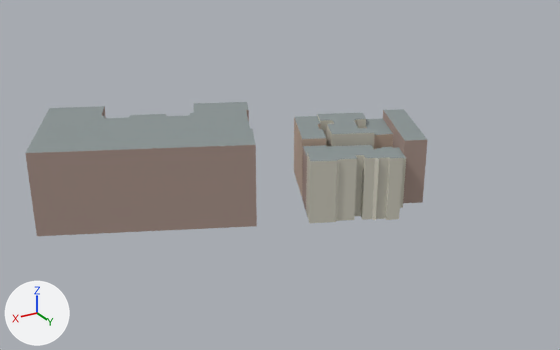
A saved change to the glTF model game/assets/resources/districts/chinatown/context-0--1.gltf.
Camera for both pictures: a 50 mm lens placed at (149.1, 269.7, 100.1), pointed at (42.7, 92.4, 11.4). The axes (+X, +Y, +Z) are drawn at lower left. The lights are the same throughout. The picture after the commit comes second. Vertices at exactly the same position are counted once.

Names of what the first picture shows: 'context-0--1'.
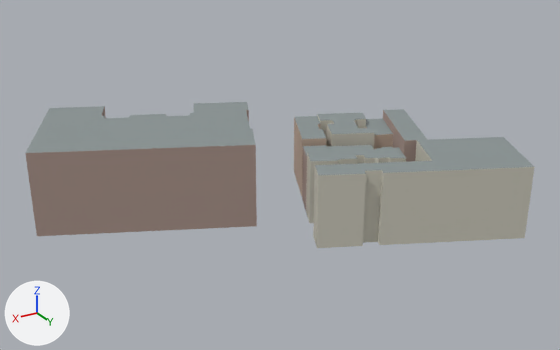
Boxes [x1, y1, x2, y2] around the edits, measured in the pictures (560 x 350 px):
'context-0--1', reshaped (26% wider, 9% taller)
    before: [25, 102, 428, 236]
    after: [25, 102, 535, 248]
part 1 of me_context_0__1, added
    after: [313, 137, 535, 248]

Patch to the scene script:
```diff
--- a/game/assets/resources/districts/chinatown/context-0--1.gltf.py
+++ b/game/assets/resources/districts/chinatown/context-0--1.gltf.py
@@ me_context_0__1 @@
 # used by ob_context_0__1; location = (0.0, 0.0, 0.0)
-me_context_0__1.from_pydata(...)  # 161 vertices, 233 faces; spans x -9.1..108.6, y 37.6..114.9, z 0.0..24.7
+me_context_0__1.from_pydata(...)  # 181 vertices, 261 faces; spans x -15.7..108.6, y 37.6..141.8, z 0.0..24.7
+# me_context_0__1 part 1: a new loose piece of 20 vertices spanning x -15.7..46.1, y 110.2..141.8, z 0.0..21.2
 me_context_0__1.materials.append(mat_nyc_wall_0)
```
